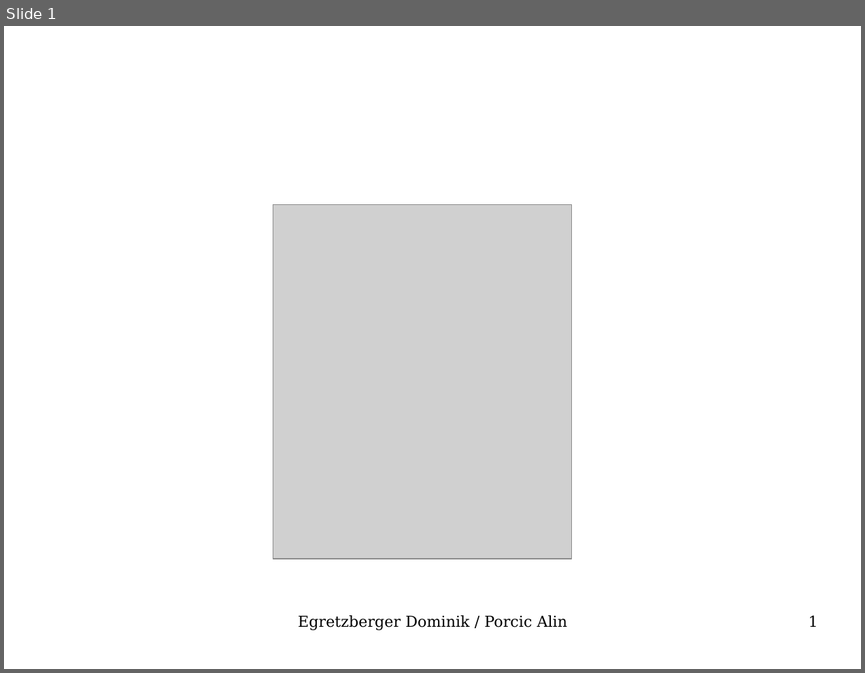
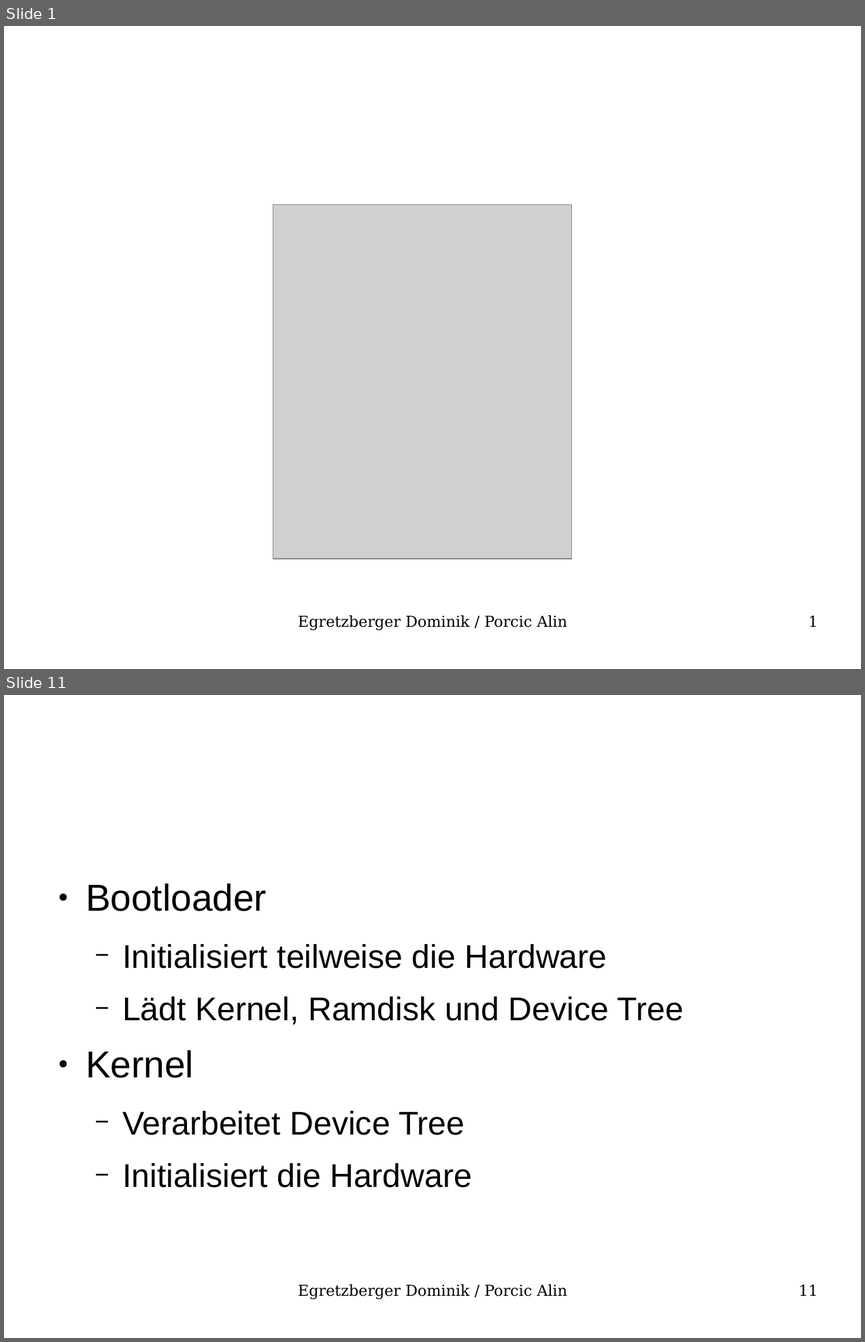
Before and after one commit to onixion/school, a slide deck: DIC/Referat_Linux/referat.odp. Shown one above the other, each under a label of ours: slide 1 before the commit, slides 1 and 11 after it; the slides between them are not shown. The pictures are 865x673 and 865x1342 pixels, drawn with LibreOffice and Linux fonts; fonts in the diff are those of the drawing; grey boxes stand for pictures; background and template pictures are left out. Boxes give left, top, right and bottom in pixels: in the first picture for what was removed or moved away, otherwise in the second. Text is boxed around its words. In the diff, an @@ line names an element or a change of style, - is before the commit and + after.

```diff
--- a/DIC/Referat_Linux/referat.odp
+++ b/DIC/Referat_Linux/referat.odp
@@ slide 11 added at [4, 695, 861, 1338], background #FFFFFF @@
@@ title added at [47, 716, 644, 829], 44.8 pt, text #FFFFFF @@
+Bootvorgang Embedded System
@@ text added at [86, 883, 683, 1187], 30.4 pt, text #000000 @@
+● Bootloader
+  − Initialisiert teilweise die Hardware
+  − Lädt Kernel, Ramdisk und Device Tree
+● Kernel
+  − Verarbeitet Device Tree
+  − Initialisiert die Hardware
@@ text added at [298, 1284, 568, 1299], 14 pt, text #000000 @@
+Egretzberger Dominik / Porcic Alin
@@ page number added at [798, 1284, 817, 1295], 14 pt, text #000000 @@
+11
```
Also in this commit, not shown: 4 slides changed, 6 other slides added, 1 slide removed, 10 other files.
